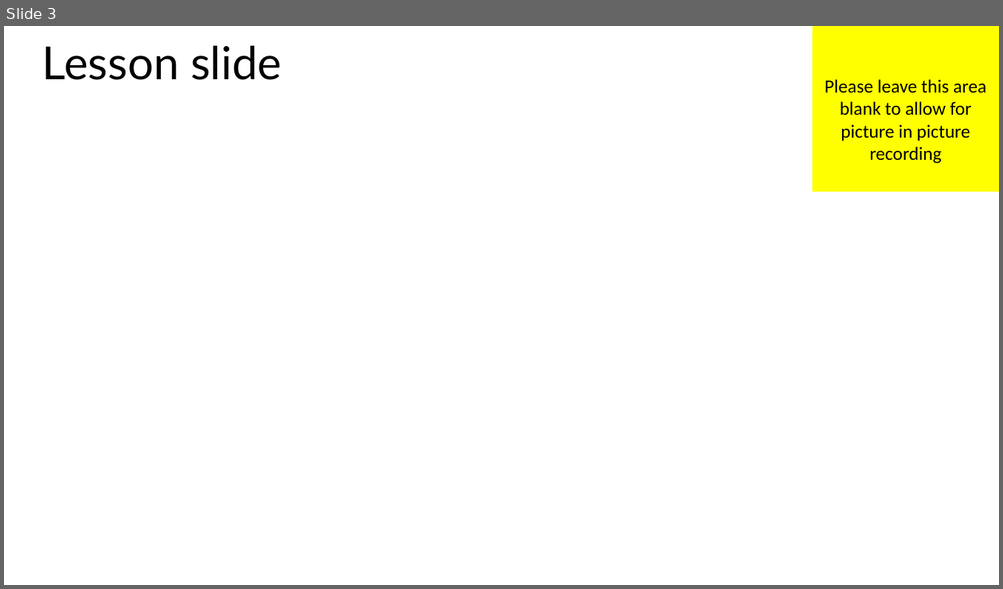
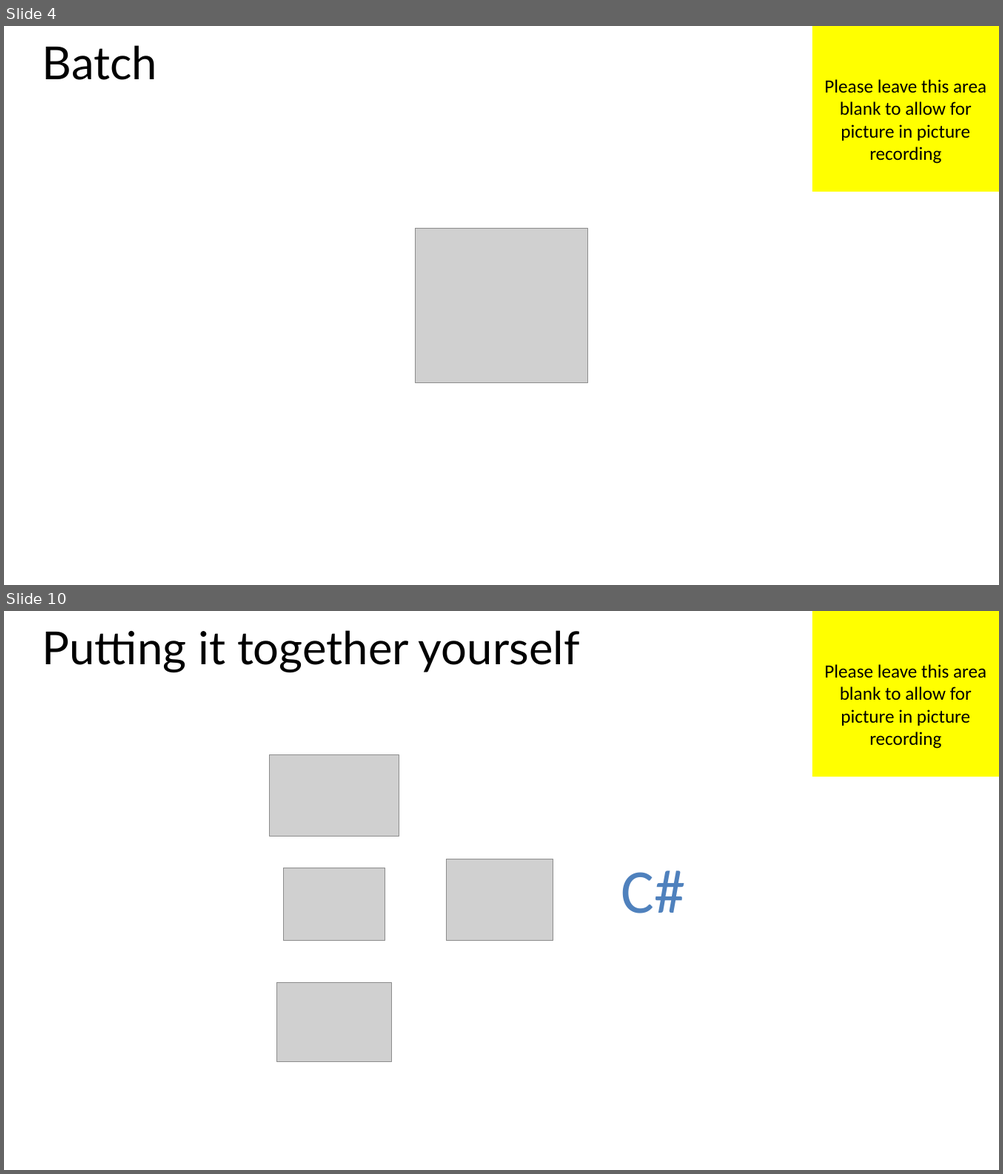
Before and after one commit to MisterJames/AzureImageProcessing, a slide deck: Presentation Materials/MVA-ApplicationsOnAzure-04.pptx. Shown one above the other, each under a label of ours: slide 3 before the commit, slides 4 and 10 after it; the slides between them are not shown. The pictures are 1003x589 and 1003x1174 pixels, drawn with LibreOffice and Linux fonts; fonts in the diff are those of the drawing; grey boxes stand for pictures. Boxes give left, top, right and bottom in pixels: in the first picture for what was removed or moved away, otherwise in the second. Text is boxed around its words. In the diff, an @@ line names an element or a change of style, - is before the commit and + after.

```diff
--- a/Presentation Materials/MVA-ApplicationsOnAzure-04.pptx
+++ b/Presentation Materials/MVA-ApplicationsOnAzure-04.pptx
@@ slide 10 added at <box>4,611,999,1170</box>, background #FFFFFF @@
@@ title added at <box>42,630,580,673</box>, 44 pt, text #000000 @@
+Putting it together yourself
@@ rectangle added at <box>812,611,999,777</box>, fill #FFFF00, 18 pt, text #000000 @@
+Please leave this area blank to allow for picture in picture recording
@@ picture added at <box>270,755,398,837</box> @@
@@ picture added at <box>283,868,385,941</box> @@
@@ picture added at <box>447,859,553,941</box> @@
@@ text added at <box>620,871,685,914</box>, 60 pt, text #4F81BD @@
+C#
@@ picture added at <box>277,983,391,1062</box> @@
@@ what was slide 3 is now slide 4 @@
@@ slide 4 changed as well @@
@@ title at <box>42,45,157,80</box>: text changed @@
-Lesson slide
+Batch
@@ picture added at <box>415,228,586,383</box> @@
```
Also in this commit, not shown: 1 other slide changed, 14 other slides added, 1 slide removed, 33 other files.
